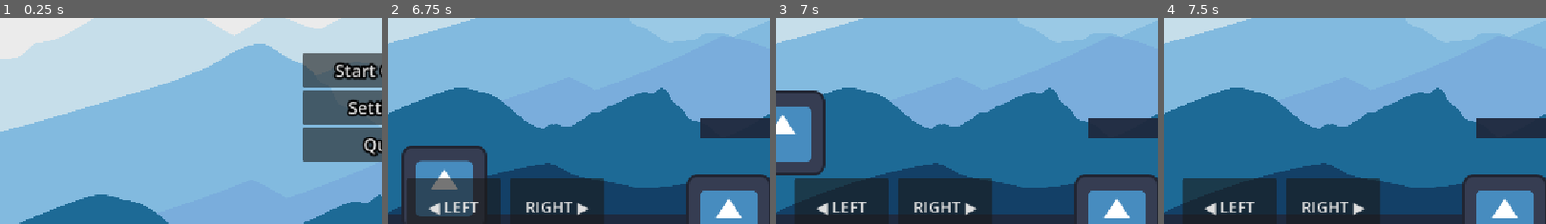
Above: before the commit, frames 1-4 (left to right).
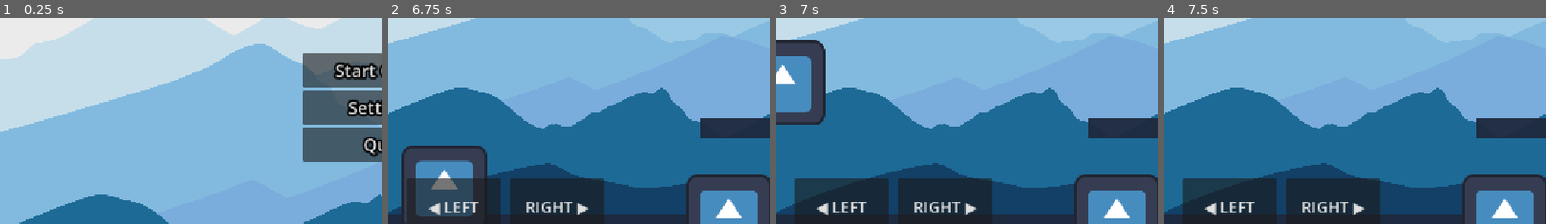
Above: after the commit, the same moments.

Repository: costachestefy90-source/WarioGame
Game: Godot game, scene res://Scenes/title_screen.tscn
The game is run twice, just before and just after one commit, with the same random seed, the same clock (stepped at 60 frames per second) and the same inputs. The engine's default icon, where the game draws it, is replaced by a stand-in: a white triangle on a blue panel in a dark square.
Inputs (mouse positions are % of the whole screen's width and height, from its top left):
- Up to frame 1 (0.25 s): no input
- Up to frame 2 (6.75 s): click "Start Game" at 0.5 s; tap Enter (ui_accept) at 1.25, 1.52, 2.27, 3.77, 4.52, 5.27 s; move the mouse to (72, 43) at 1.27 s; hold Right (ui_right) 1.28-2.78 s; tap Alt every 1.5 s from 1.35 to 5.85 s; click (72, 43) at 1.42 s; move the mouse to (30, 53) at 2.02 s; tap Shift every 1.5 s from 2.1 to 6.6 s; move the mouse to (60, 25) at 2.77 s; hold Left (ui_left) 2.78-3.53 s; move the mouse to (45, 69) at 3.52 s; hold Right (ui_right) 3.53-5.03 s; click (45, 69) at 3.67 s; move the mouse to (80, 64) at 4.27 s; move the mouse to (20, 32) at 5.02 s; hold Left (ui_left) 5.03-5.78 s; move the mouse to (55, 48) at 5.77 s; hold Right (ui_right) 5.78-6.53 s; click (55, 48) at 5.92 s; move the mouse to (35, 22) at 6.52 s; hold Left (ui_left) from 6.53 s (still down)
- Up to frame 3 (7 s): keep holding Left (ui_left); tap Enter (ui_accept) at 6.77 s
- Up to frame 4 (7.5 s): keep holding Left (ui_left); move the mouse to (72, 43) at 7.27 s; tap Alt at 7.35 s
The pictures show only the part of the screen within x 0-50%, y 42-91%; the shares and areas given below are measured in that part.

Frames 1-2 are identical in both runs. In frame 3, 7.7% of the frame differs, in the area x 0-13%, y 10-77%; in frame 4, nothing differs.

Commit message:
Increase platformer jump height

Diff:
--- a/thebest-wariogameevermade/player.gd
+++ b/thebest-wariogameevermade/player.gd
@@ -1,7 +1,7 @@
 extends CharacterBody2D
 
 const SPEED = 300.0
-const JUMP_VELOCITY = 500.0
+const JUMP_VELOCITY = 850.0
 const GRAVITY = 1200.0
 
 var mobile_direction := 0.0
Not shown, added: thebest-wariogameevermade/minigame_3.gd.uid
